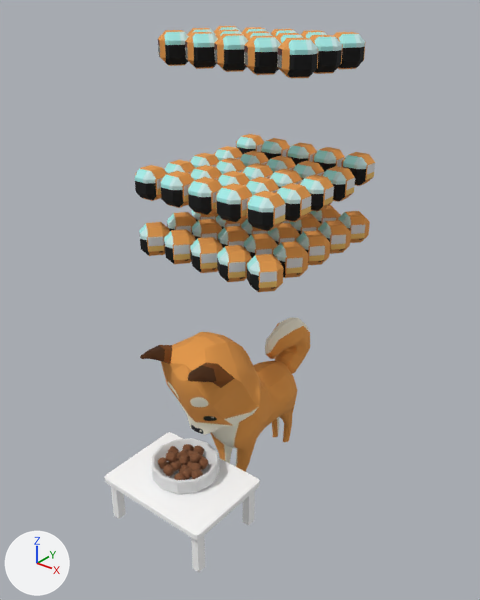
An edit to the OBJ model ChiBaApp/app/src/main/assets/models/fullBowl/fullBowl_frame6.obj, drawn before and after from the same camera.
Camera for both pictures: a 50 mm lens placed at (13.15, -17.38, 15.99), pointed at (0.23, -1.22, 5.97). Every picture has the same lights, and +X, +Y and +Z are marked at lower left. Where no turn or scale is listed for an object, it has been applied to the vertices. Vertices at the same position are counted once.

Names of what the first picture shows: 'fullBowl_frame6'.
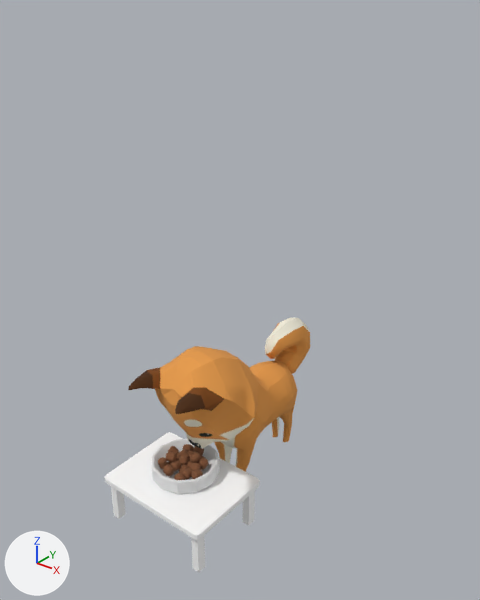
The change, as a diff of the scene's bpy script:
```diff
--- a/ChiBaApp/app/src/main/assets/models/fullBowl/fullBowl_frame6.obj.py
+++ b/ChiBaApp/app/src/main/assets/models/fullBowl/fullBowl_frame6.obj.py
@@ me_fullbowl_frame6 @@
 # used by ob_fullbowl_frame6; location = (0.0, 0.0, 0.0)
-me_fullbowl_frame6.from_pydata(...)  # 4000 vertices, 4863 faces; spans x -2.9..2.8, y -5.9..3.5, z -1.9..14.5
+me_fullbowl_frame6.from_pydata(...)  # 2440 vertices, 3173 faces; spans x -2.3..2.3, y -5.9..3.5, z -1.9..4.6
+# me_fullbowl_frame6 part 1: 65 loose pieces with 1560 vertices, spanning x -2.9..2.8, y -3.2..3.2, z 7.5..14.5, are deleted
+# me_fullbowl_frame6 part 2
+# 20 vertices in x -1.2..1.2, y -4.8..-4.3, z 4.7..4.9 move by (0.0, -0.6, -0.9)
+# 13 vertices in x -1.4..1.4, y -4.2..-3.6, z 4.1..4.6 move by (0.0, -0.5, -0.7)
+# 13 vertices in x -1.3..1.2, y -4.5..-4.1, z 4.6..4.9 move by (0.0, -0.6, -0.8)
+# 9 vertices in x -1.4..1.4, y -3.9..-3.6, z 4.5..4.8 move by (0.0, -0.6, -0.7)
+# 8 vertices in x -0.6..0.6, y -0.9..-0.6, z 2.6..2.9 move by (0.0, -0.1, 0.1)
+# 7 vertices in x -1.3..1.3, y -3.5..-3.0, z 1.6..2.2 move by (0.0, -0.2, -0.5)
+# 106 vertices move from x -1.9..2.0, y -4.6..-0.7, z 1.3..5.1 to x -1.9..2.0, y -5.3..-0.7, z 0.9..4.6
 me_fullbowl_frame6.materials.append(mat_fressnapffull_phong2sg)
```

Pixel boxes (x1, y1, x2, y2) of what changed, in the pictures (480 x 600 px; the box of a moved part takes in the faces that stretch with it):
'fullBowl_frame6', reshaped (24% narrower, 53% shorter)
    before: (104, 26, 375, 572)
    after: (104, 318, 310, 572)
part 1 of me_fullbowl_frame6, deleted
    before: (135, 26, 375, 292)
part 2 of me_fullbowl_frame6, moved or reshaped
    before: (140, 332, 262, 438)
    after: (128, 346, 262, 449)
